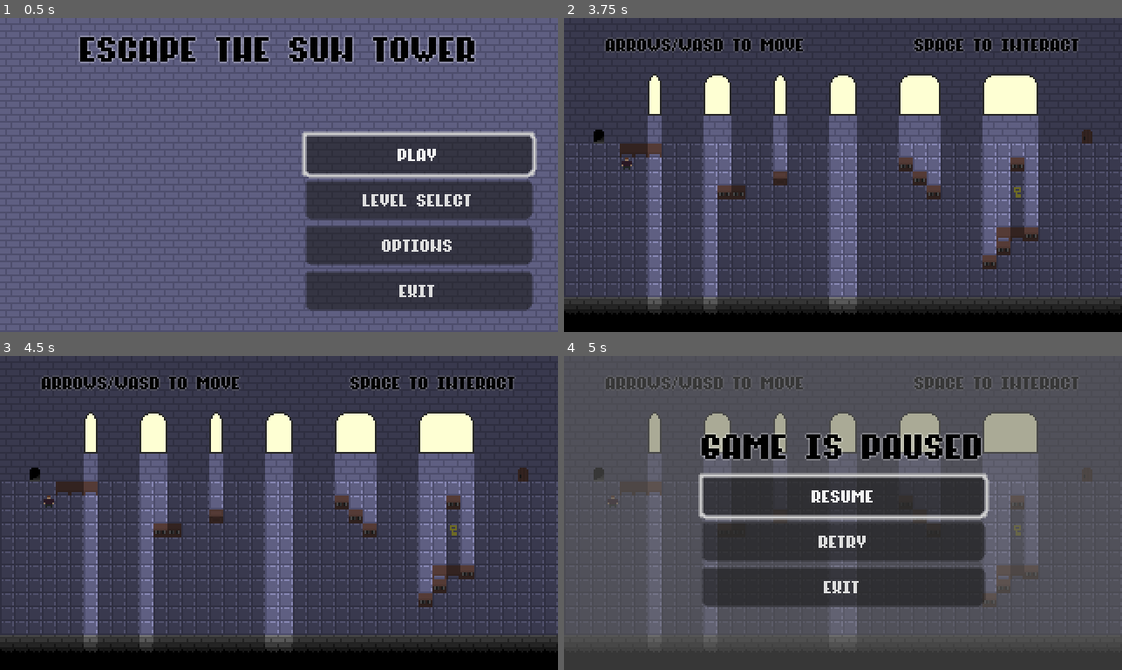
Above: before the commit, frames 1-4 (two rows, left to right).
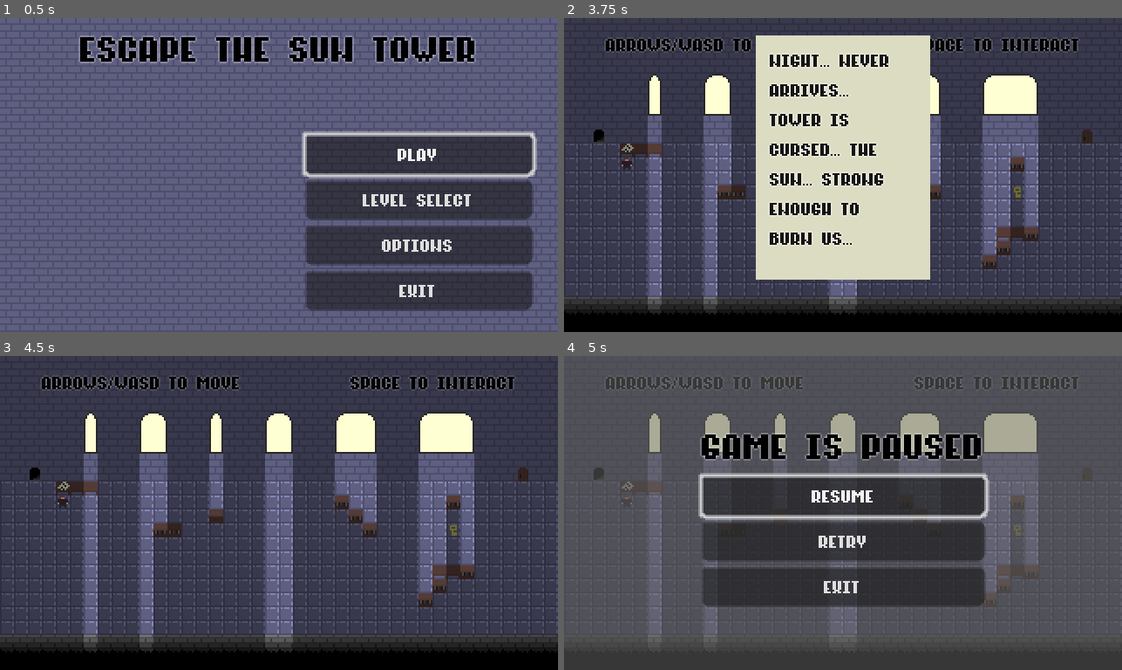
Above: after the commit, the same moments.

Repository: veren-damyanov/suntower
Game: Godot game, scene res://scenes/main_menu.tscn
The game is run twice, just before and just after one commit, with the same random seed, the same clock (stepped at 60 frames per second) and the same inputs.
Inputs:
- Up to frame 1 (0.5 s): no input
- Up to frame 2 (3.75 s): click "play" at 0.5 s; tap Enter at 1.25, 2.75 s; hold Right (right) 1.28-2.03 s; hold Space (interact) 1.28-2.03 s; hold Down (down) 2.03-2.78 s; tap Space (interact) at 2.1, 3.6 s; hold Right (right) 2.78-3.53 s; hold Space (interact) 2.78-3.53 s; hold Up (up) from 3.53 s (still down)
- Up to frame 3 (4.5 s): tap Enter at 4.25 s; release Up (up) at 4.28 s; hold Left (left) from 4.28 s (still down); hold Space (interact) from 4.28 s (still down)
- Up to frame 4 (5 s): keep holding Left (left); keep holding Space (interact); tap Escape (pause) at 4.9 s

Frame 1 is identical in both runs. In frame 2, 24% of the frame differs, in the area x 10-66%, y 5-84%; in frame 3, 0.1%; in frame 4, less than 0.1%.

Commit message:
Added readable note scene

Diff:
--- a/scenes/level_manager.tscn
+++ b/scenes/level_manager.tscn
@@ -1,11 +1,28 @@
-[gd_scene load_steps=3 format=3 uid="uid://c4eefcvxrcypp"]
+[gd_scene load_steps=4 format=3 uid="uid://c4eefcvxrcypp"]
 
 [ext_resource type="Script" path="res://scripts/level_manager.gd" id="1_xe1x5"]
 [ext_resource type="Theme" uid="uid://ba8w7uwv0in7s" path="res://assets/standard.tres" id="2_qk7mt"]
+[ext_resource type="Texture2D" uid="uid://bxpgy0ihm1a3e" path="res://assets/sprites/note-background.png" id="3_1lloq"]
 
 [node name="LevelManager" type="Node"]
 process_mode = 3
 script = ExtResource("1_xe1x5")
+
+[node name="NoteCanvas" type="CanvasLayer" parent="."]
+visible = false
+
+[node name="NoteBackground" type="Sprite2D" parent="NoteCanvas"]
+position = Vector2(160, 80)
+texture = ExtResource("3_1lloq")
+
+[node name="NoteText" type="Label" parent="NoteCanvas"]
+offset_left = 118.0
+offset_top = 17.0
+offset_right = 201.0
+offset_bottom = 139.0
+theme = ExtResource("2_qk7mt")
+theme_override_colors/font_color = Color(0.0784314, 0.0784314, 0.0784314, 1)
+autowrap_mode = 3
 
 [node name="PauseCanvas" type="CanvasLayer" parent="."]
 
--- a/scenes/levels/tutorial.tscn
+++ b/scenes/levels/tutorial.tscn
@@ -8,6 +8,7 @@
 [ext_resource type="Script" path="res://scripts/extendables.gd" id="5_ubxpd"]
 [ext_resource type="PackedScene" uid="uid://dnasunky44442" path="res://scenes/key.tscn" id="6_y7pok"]
 [ext_resource type="Theme" uid="uid://ba8w7uwv0in7s" path="res://assets/standard.tres" id="7_hslf7"]
+[ext_resource type="PackedScene" uid="uid://b4pfvjvtsplo5" path="res://scenes/note.tscn" id="8_8nxqp"]
 
 [node name="Level1" type="Node2D"]
 
@@ -40,6 +41,10 @@
 [node name="Key" parent="Interactables" instance=ExtResource("6_y7pok")]
 position = Vector2(260, 100)
 
+[node name="Note" parent="Interactables" instance=ExtResource("8_8nxqp")]
+position = Vector2(36, 76)
+text = "night... never  arrives... tower is cursed... the sun... strong enough to burn us..."
+
 [node name="TutorialText1" type="Label" parent="."]
 offset_left = 24.0
 offset_top = 8.0
--- /dev/null
+++ b/scenes/note.tscn
@@ -0,0 +1,8 @@
+[gd_scene load_steps=3 format=3 uid="uid://b4pfvjvtsplo5"]
+
+[ext_resource type="Texture2D" uid="uid://cks4ln0ifi1fh" path="res://assets/sprites/note.png" id="1_jngmp"]
+[ext_resource type="Script" path="res://scripts/note.gd" id="2_avuyu"]
+
+[node name="Note" type="Sprite2D" groups=["note"]]
+texture = ExtResource("1_jngmp")
+script = ExtResource("2_avuyu")
--- a/scripts/level_manager.gd
+++ b/scripts/level_manager.gd
@@ -10,6 +10,7 @@
 var current_level
 var unpausable = true
 var rng = RandomNumberGenerator.new()
+var just_read = false
 @onready var title = $PauseCanvas/PauseMenu/VerticalContainer/Title
 @onready var resume_btn = $PauseCanvas/PauseMenu/VerticalContainer/Resume
 @onready var retry_btn = $PauseCanvas/PauseMenu/VerticalContainer/Retry
@@ -24,7 +25,10 @@
     self.add_child(self.current_level)
 
 func _input(event: InputEvent) -> void:
-    if self.unpausable and  event.is_action_pressed('pause'):
+    if self.just_read:
+        self.just_read = false
+        return
+    if self.unpausable and event.is_action_pressed('pause'):
         self.set_pause_text('game is paused', BLACK)
         self.set_pause_buttons()
         self.toggle_pause()
--- /dev/null
+++ b/scripts/note.gd
@@ -0,0 +1,21 @@
+extends Sprite2D
+
+var on = false
+@export var text = "placeholder"
+@onready var manager = $"../../../"
+@onready var note_canvas = $"../../../NoteCanvas"
+@onready var note_label = $"../../../NoteCanvas/NoteText"
+@onready var player = $"../../Player"
+
+
+func toggle() -> void:
+    self.note_label.set_text(self.text)
+    self.note_canvas.visible = !self.note_canvas.visible
+    self.player.reading = !self.player.reading
+    self.manager.just_read = true
+    self.manager.unpausable = !self.manager.unpausable
+    self.on = !self.on
+
+func _input(event: InputEvent) -> void:
+    if self.on and event.is_action_pressed('pause'):
+        self.toggle()
--- a/scripts/player.gd
+++ b/scripts/player.gd
@@ -6,6 +6,7 @@
 var lit = false
 var has_key = false
 var exit_open = false
+var reading = false
 @onready var tilemap = $"../TileMap"
 @onready var pushables = $"../Pushables"
 @onready var interactables = $"../Interactables"
@@ -19,6 +20,8 @@
         #return
     if event.is_action_pressed("interact"):
         self.interact()
+        return
+    if self.reading:
         return
     if event.is_action_pressed("left"):
         self.move(-1, 0)
@@ -71,6 +74,18 @@
                 self.has_key = true
                 object.queue_free()
                 interacted = true
+        if object.is_in_group('note'):
+            if player_pos.x == object_pos.x:
+                if player_pos.y + 1 == object_pos.y or \
+                player_pos.y - 1 == object_pos.y or \
+                player_pos.y == object_pos.y:
+                    object.toggle()
+                    interacted = true
+            if player_pos.y == object_pos.y:
+                if player_pos.x + 1 == object_pos.x or \
+                player_pos.x - 1 == object_pos.x:
+                    object.toggle()
+                    interacted = true
         object_pos = Vector2i(object_pos.x, object_pos.y + 1)
         if object.is_in_group('door'):
             if !self.exit_open and self.has_key and player_pos == object_pos:
Binary file added: assets/sprites/note-background.png
Not shown, added: assets/sprites/note-background.png.import
Binary file added: assets/sprites/note.png
Not shown, added: assets/sprites/note.png.import
Not shown: 1 places in scenes/levels/tutorial.tscn that only renumber resources
